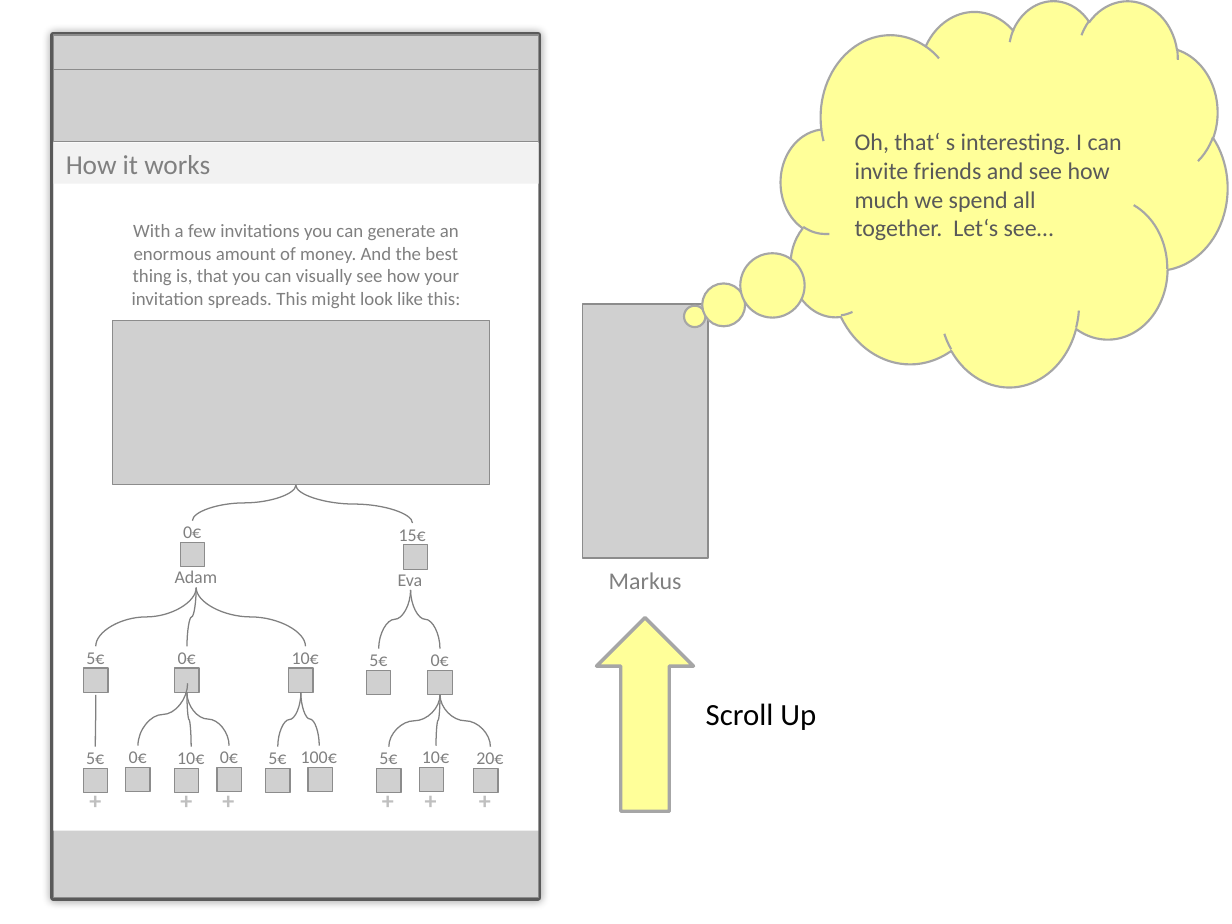
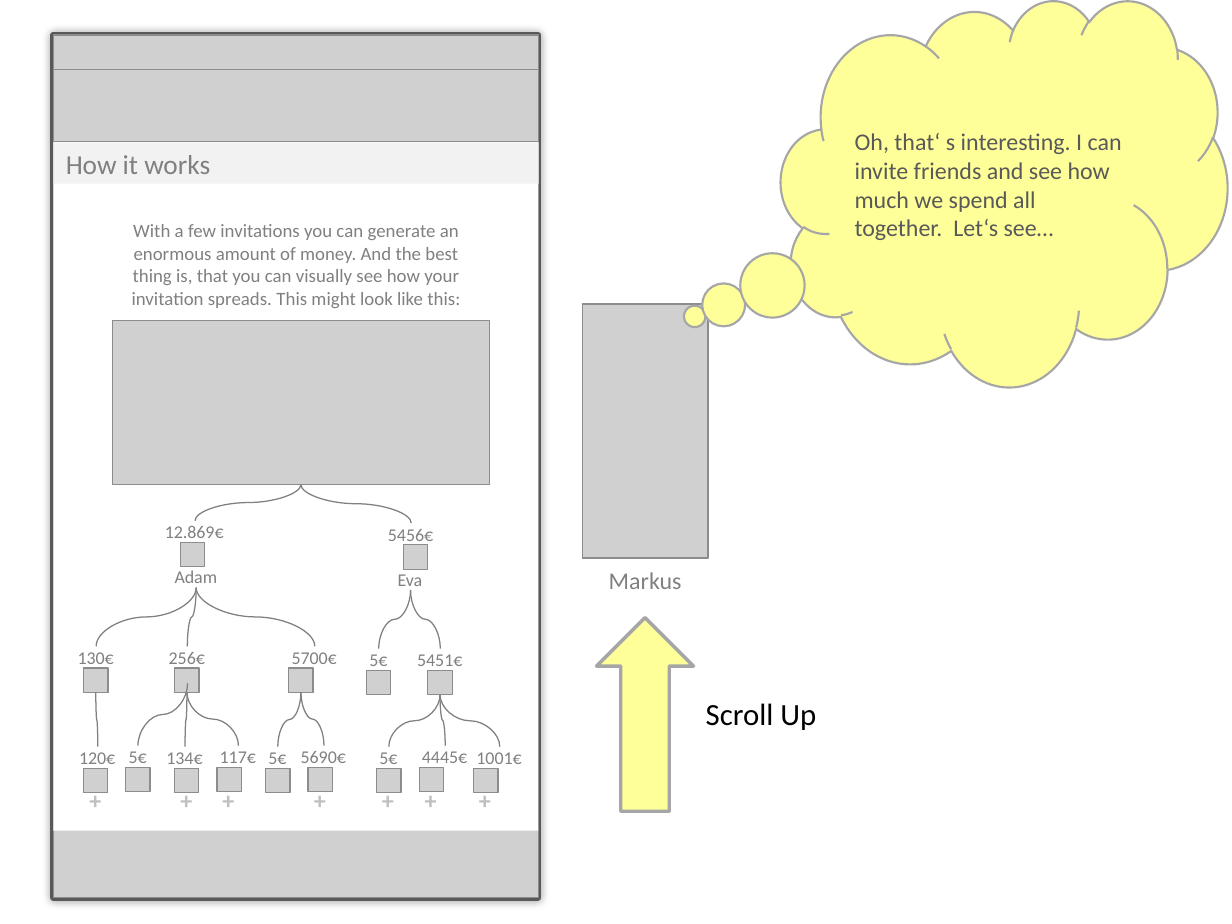
Before and after one commit to MoritzTheile/com.supeyou, a slide deck: slide 8 of com.supeyou.project/doc/SupeYou.scenario.nikolaus.pptx. Drawn at 1232x924 pixels with LibreOffice and Linux fonts; fonts in the diff are those of the drawing; grey boxes stand for pictures. Boxes give left, top, right and bottom in pixels: in the first picture for what was removed or moved away, otherwise in the second. Text is boxed around its words. In the diff, an @@ line names an element or a change of style, - is before the commit and + after.

```diff
--- a/com.supeyou.project/doc/SupeYou.scenario.nikolaus.pptx
+++ b/com.supeyou.project/doc/SupeYou.scenario.nikolaus.pptx
@@ curved line moved from (296, 485) - (192, 521) to (301, 484) - (195, 521) @@
@@ curved line moved from (296, 485) - (413, 524) to (301, 484) - (411, 524) @@
@@ text at (x1=165, y1=526, x2=224, y2=544): text changed @@
-0€
+12.869€
@@ text at (x1=388, y1=529, x2=433, y2=546): text changed @@
-15€
+5456€
@@ curved line moved from (196, 588) - (306, 647) to (196, 588) - (315, 647) @@
@@ text at (x1=78, y1=652, x2=114, y2=669): text changed @@
-5€
+130€
@@ text at (x1=169, y1=652, x2=205, y2=669): text changed @@
-0€
+256€
@@ text at (x1=292, y1=652, x2=337, y2=669): text changed @@
-10€
+5700€
@@ text at (x1=417, y1=654, x2=462, y2=672): text changed @@
-0€
+5451€
@@ curved line (96, 692) - (97, 747): route changed @@
@@ curved line moved from (187, 692) - (191, 747) to (187, 692) - (185, 747) @@
@@ curved line moved from (187, 692) - (229, 745) to (187, 692) - (239, 745) @@
@@ curved line moved from (301, 692) - (319, 745) to (301, 692) - (324, 745) @@
@@ curved line moved from (440, 695) - (436, 745) to (440, 695) - (445, 745) @@
@@ curved line moved from (440, 695) - (490, 747) to (440, 695) - (500, 747) @@
@@ text "5€" moved from (x1=86, y1=752, x2=104, y2=770) to (x1=129, y1=751, x2=147, y2=769) @@
@@ text added at (x1=79, y1=752, x2=115, y2=770), 10.5 pt, text #808080 @@
+120€
@@ text removed at (x1=129, y1=751, x2=147, y2=769) @@
-0€
@@ text at (x1=166, y1=752, x2=202, y2=770): text changed @@
-10€
+134€
@@ text at (x1=220, y1=751, x2=256, y2=769): text changed @@
-0€
+117€
@@ text at (x1=301, y1=751, x2=346, y2=769): text changed @@
-100€
+5690€
@@ text at (x1=422, y1=751, x2=467, y2=769): text changed @@
-10€
+4445€
@@ text at (x1=476, y1=752, x2=521, y2=770): text changed @@
-20€
+1001€
@@ text added at (x1=302, y1=780, x2=339, y2=822), 14 pt, text #BFBFBF, bold @@
++
```
Also in this commit, not shown: 9 other files.
